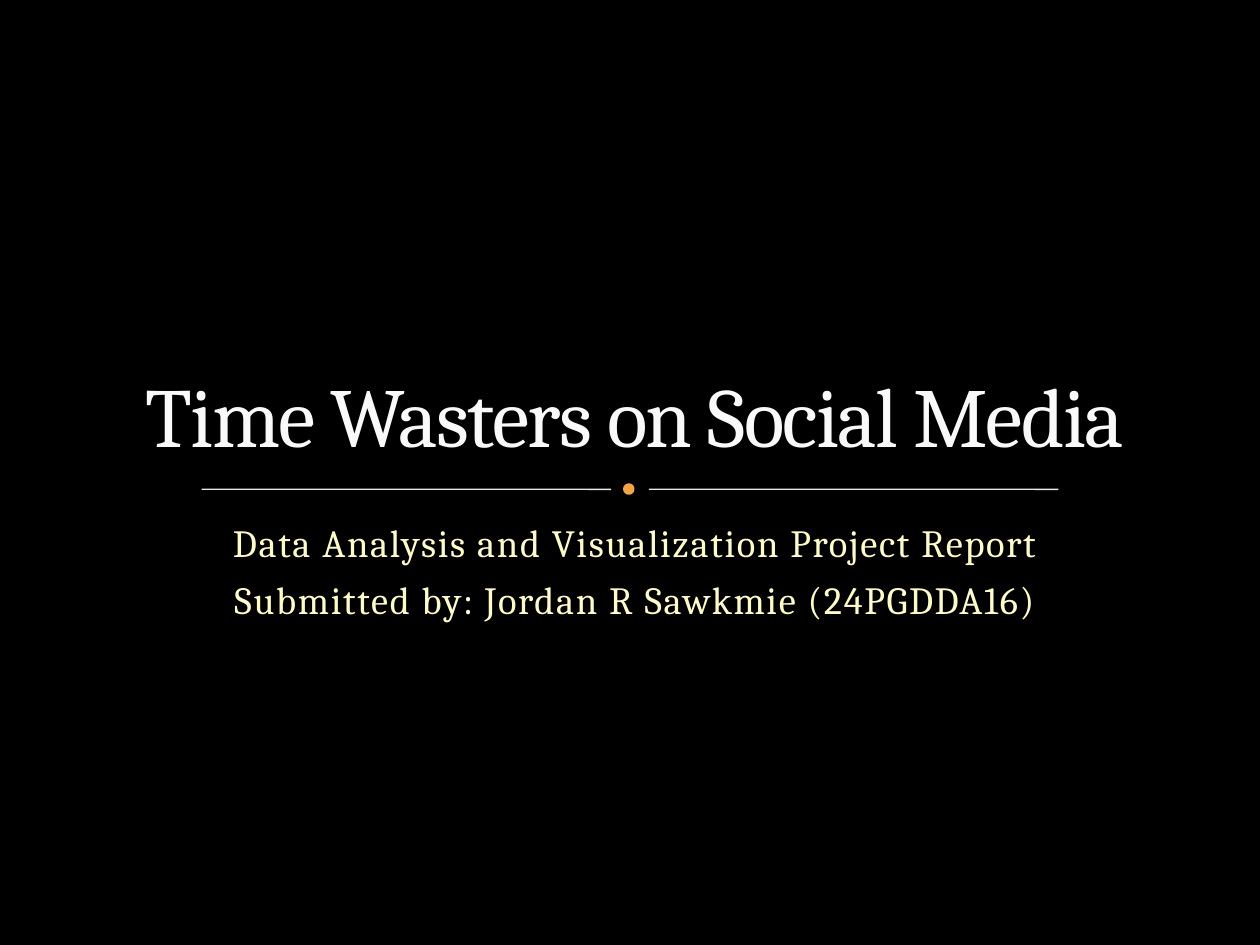
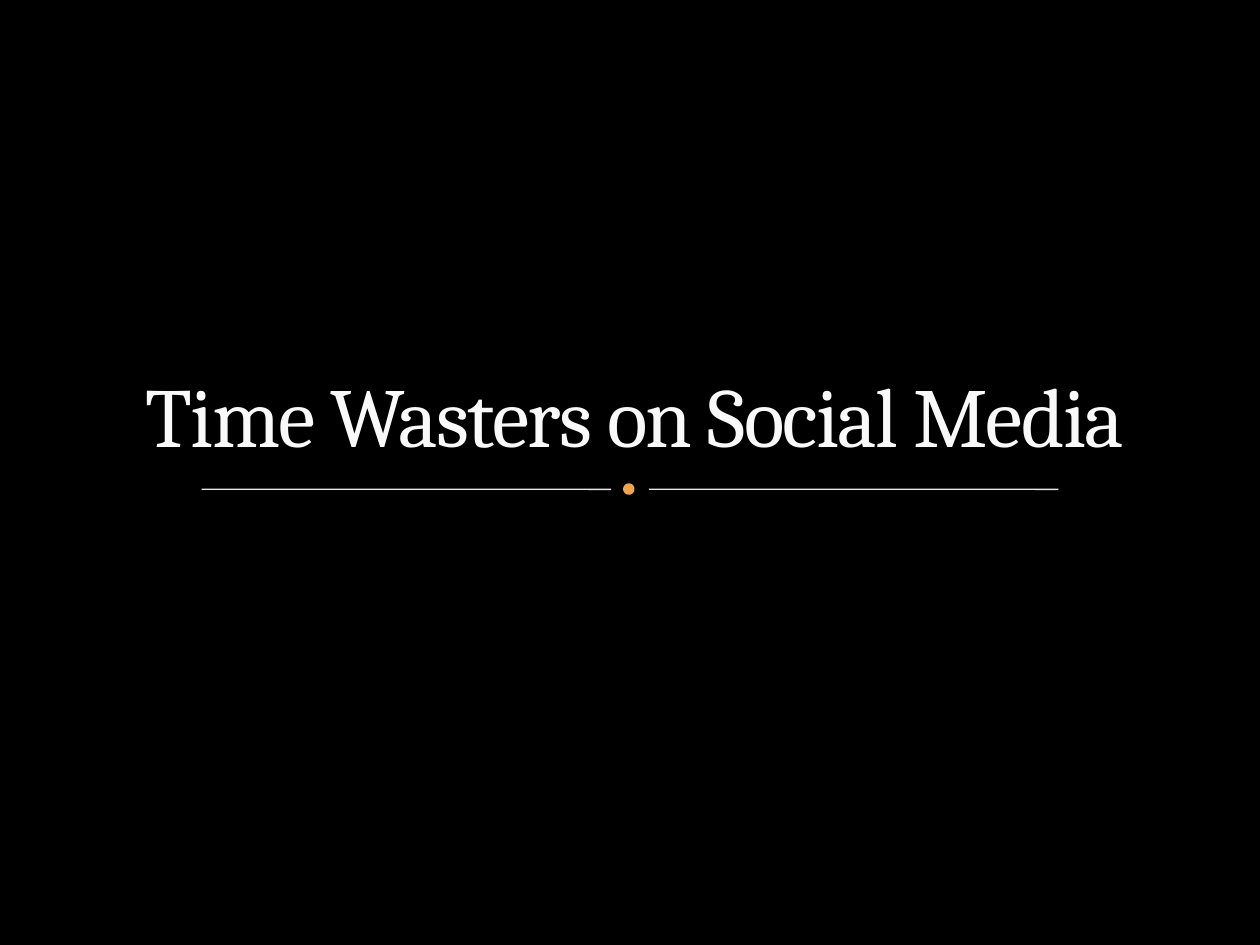
Before and after one commit to Jordanrs06/Social-media-users, a slide deck: slide 1 of Time_Wasters_on_Social_Media ppt.pptx. Drawn at 1260x945 pixels with LibreOffice and Linux fonts; fonts in the diff are those of the drawing; background and template pictures are left out. Boxes give left, top, right and bottom in pixels: in the first picture for what was removed or moved away, otherwise in the second. Text is boxed around its words. In the diff, an @@ line names an element or a change of style, - is before the commit and + after.

```diff
--- a/Time_Wasters_on_Social_Media ppt.pptx
+++ b/Time_Wasters_on_Social_Media ppt.pptx
@@ subtitle removed at box(233, 530, 1035, 623) @@
-Data Analysis and Visualization Project Report
-Submitted by: Jordan R Sawkmie (24PGDDA16)
```
